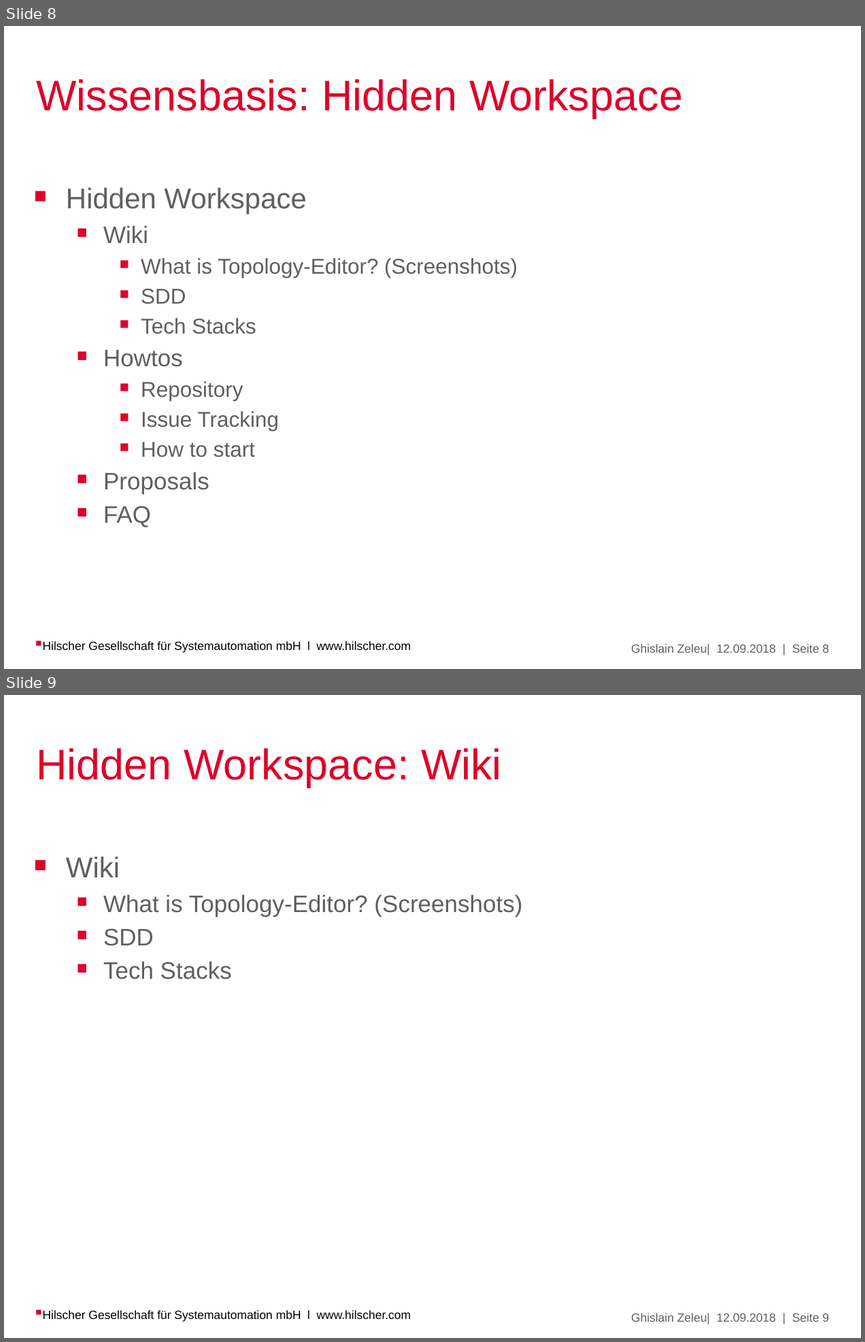
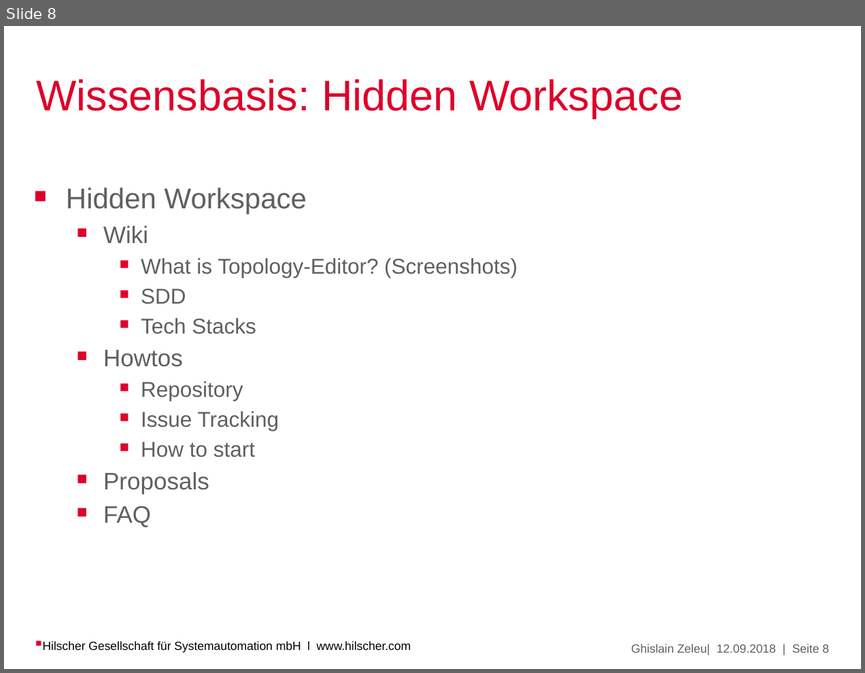
Before and after one commit to Ghislain1/zoe-fb-app, a slide deck: Topology-Editor.pptx. Shown one above the other, each under a label of ours: slides 8 and 9 before the commit, slide 8 after it. The pictures are 865x1342 and 865x673 pixels, drawn with LibreOffice and Linux fonts; fonts in the diff are those of the drawing; background and template pictures are left out. Boxes give left, top, right and bottom in pixels: in the first picture for what was removed or moved away, otherwise in the second. Text is boxed around its words. In the diff, an @@ line names an element or a change of style, - is before the commit and + after.

```diff
--- a/Topology-Editor.pptx
+++ b/Topology-Editor.pptx
@@ slide 9 removed at (4,695,861,1338), background #FFFFFF; not listed: 1 template element that a slide beside it also shows @@
@@ title removed at (36,748,502,787) @@
-Hidden Workspace: Wiki
@@ text removed at (66,856,522,979) @@
-￭ Wiki
-  ￭ What is Topology-Editor? (Screenshots)
-  ￭ SDD
-  ￭ Tech Stacks
@@ text removed at (43,1310,411,1321) @@
-Hilscher Gesellschaft für Systemautomation mbH l www.hilscher.com
```
Also in this commit, not shown: 5 slides changed.
